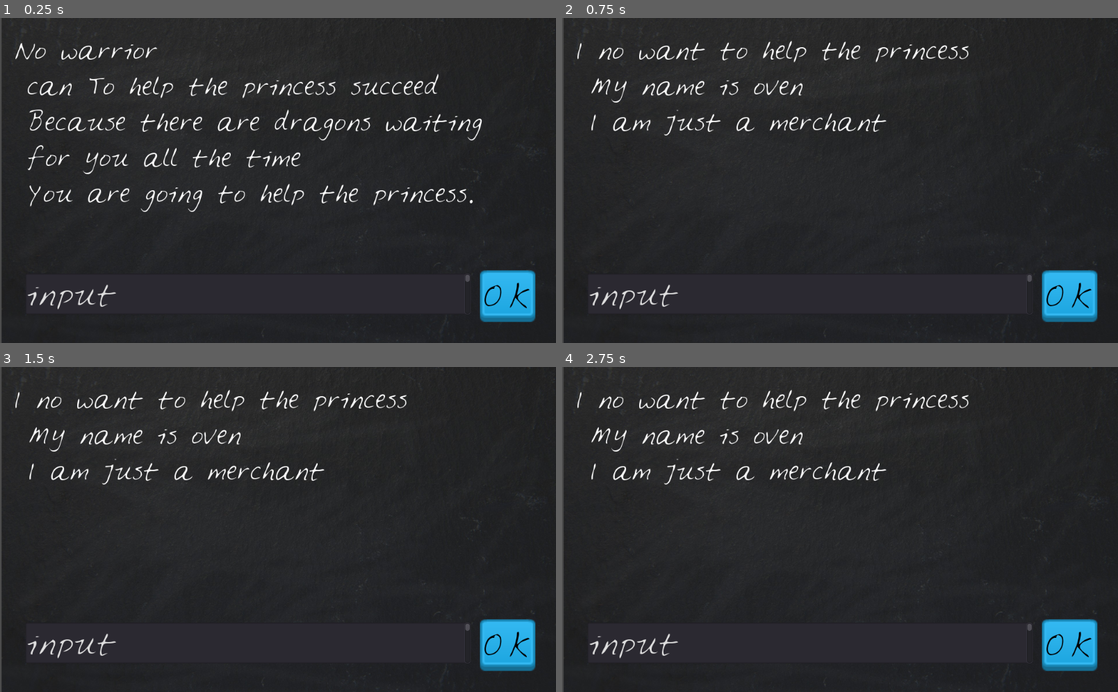
Above: before the commit, frames 1-4 (two rows, left to right).
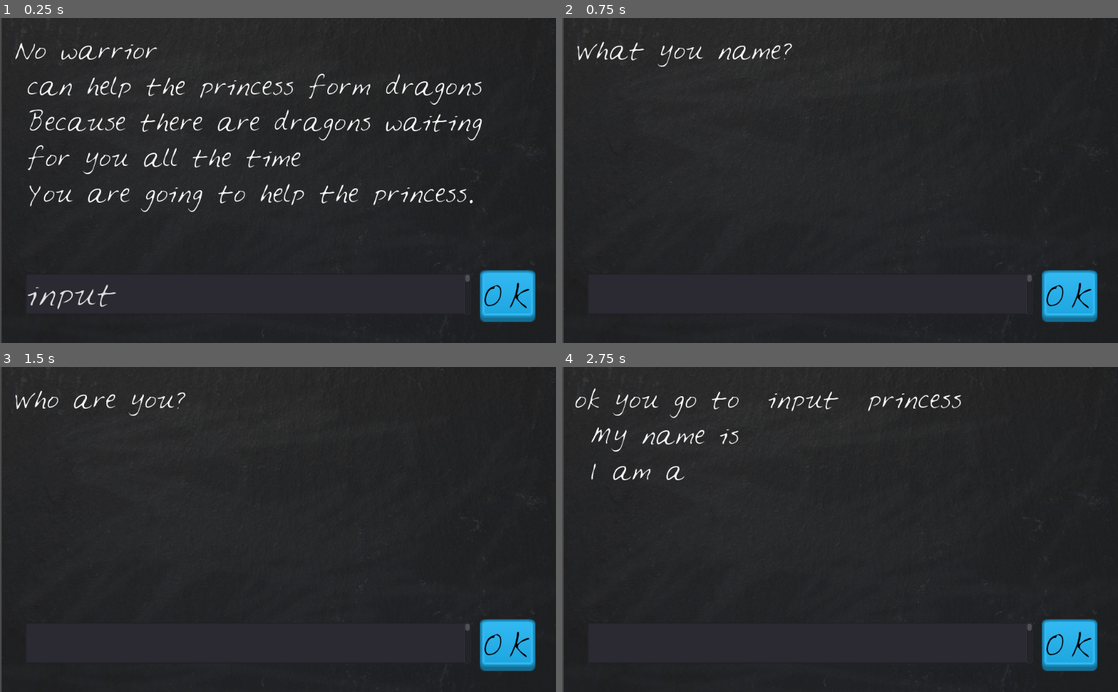
Above: after the commit, the same moments.

Repository: newarrow44/looneygame
Game: Godot game, scene res://main.tscn
The game is run twice, just before and just after one commit, with the same random seed, the same clock (stepped at 60 frames per second) and the same inputs.
Inputs:
- Up to frame 1 (0.25 s): no input
- Up to frame 2 (0.75 s): click "OK" at 0.5 s
- Up to frame 3 (1.5 s): click "OK" at 1.25 s
- Up to frame 4 (2.75 s): click "OK" at 2 s

The runs differ from the first frame. In frame 1, 1.4% of the frame differs, in the area x 15-87%, y 17-27%; in frame 2, 2.4%, in the area x 2-74%, y 7-90%; in frame 3, 2.3%; in frame 4, 2.1%.

Commit message:
Add a full game

Diff:
--- a/Node2D.gd
+++ b/Node2D.gd
@@ -1,20 +1,42 @@
 extends Control
 
-var story = "I %s want to help the princess \n My name is %s \n I am %s "
-var answers = ["no","oven","just a merchant"]
+var story = "ok you go to  %s  princess \n My name is %s \n I am a %s "
+var answers = []
 var questions = []
+var question_number = 0
 
 func _ready():
-	print( story % answers )
 
 	$VBoxContainer/DisplayText.text = "No warrior \n can To help the princess succeed \n Because there are dragons waiting \n for you all the time \n You are going to help the princess."
 
-	questions.append("You are going to help the princess.")
-	questions.append("Who are you")
-	print(questions)
-	print(len(questions))
-	print(questions[0])
-	print(questions[1])
+	questions.append("No warrior \n can help the princess form dragons \n Because there are dragons waiting \n for you all the time \n You are going to help the princess.")
+	questions.append("What you name?")
+	questions.append("Who are you?")
+
+	$VBoxContainer/DisplayText.text = questions[0]
+
 
 func _on_playerbuttom_pressed():
-	$VBoxContainer/DisplayText.text = story % answers
+
+	if question_number == 0:
+		# answer the question
+		answers.append( $PlayerInput.text )
+		print( answers )
+		$VBoxContainer/DisplayText.text = questions[1]
+		$PlayerInput.text = ""
+
+	#pause
+
+	if question_number == 1:
+		answers.append( $PlayerInput.text )
+		print( answers )
+		$VBoxContainer/DisplayText.text = questions[2]
+		$PlayerInput.text = ""
+
+	if question_number == 2:
+		answers.append( $PlayerInput.text )
+		print( answers )
+		$VBoxContainer/DisplayText.text = story % answers
+		$PlayerInput.text = ""
+
+	question_number = question_number + 1
--- a/main.tscn
+++ b/main.tscn
@@ -66,8 +66,9 @@
 margin_right = 976.0
 margin_bottom = 63.0
 custom_fonts/font = SubResource( 2 )
+autowrap = true
 
-[node name="Playerinput" type="TextEdit" parent="."]
+[node name="PlayerInput" type="TextEdit" parent="."]
 margin_left = 47.0001
 margin_top = 472.351
 margin_right = 867.0
@@ -76,4 +77,4 @@
 custom_fonts/font = SubResource( 3 )
 text = "input"
 [connection signal="pressed" from="playerbuttom" to="." method="_on_playerbuttom_pressed"]
-[connection signal="text_changed" from="Playerinput" to="." method="_on_playerinout_text_changed"]
+[connection signal="text_changed" from="PlayerInput" to="." method="_on_playerinout_text_changed"]
